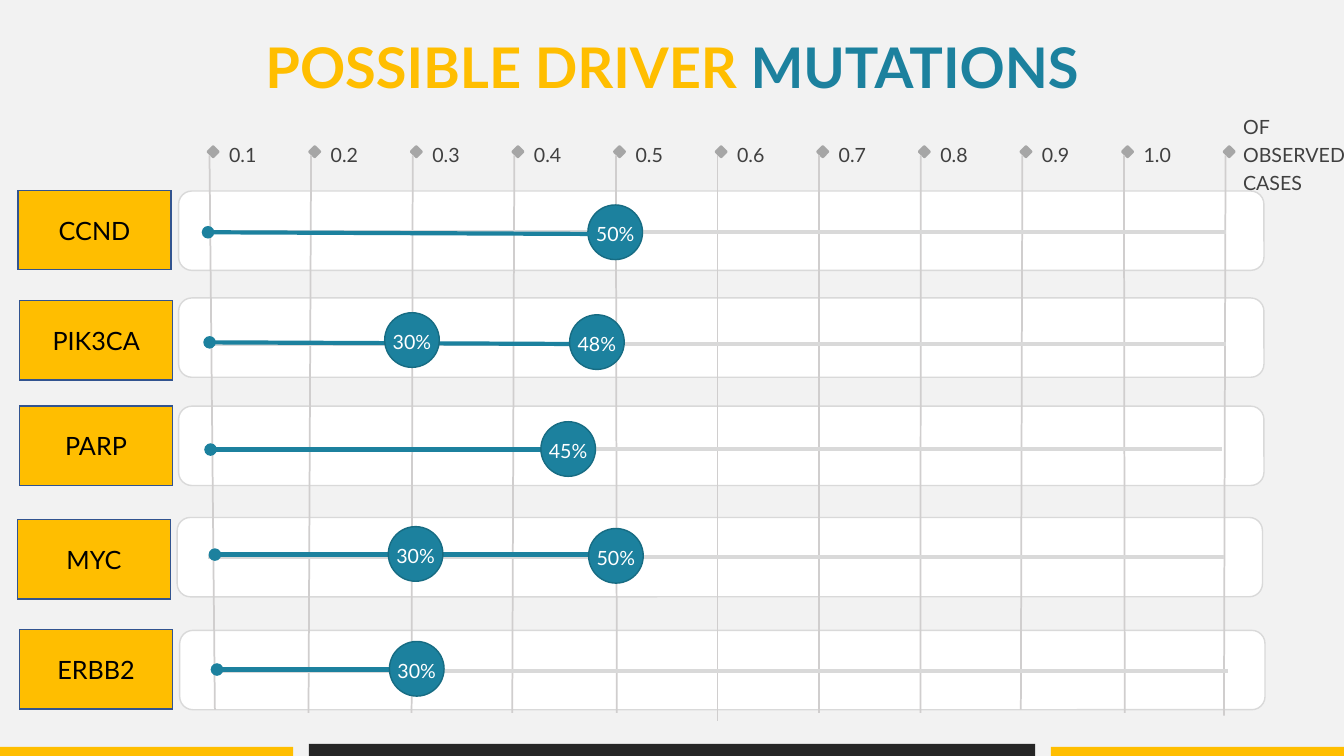
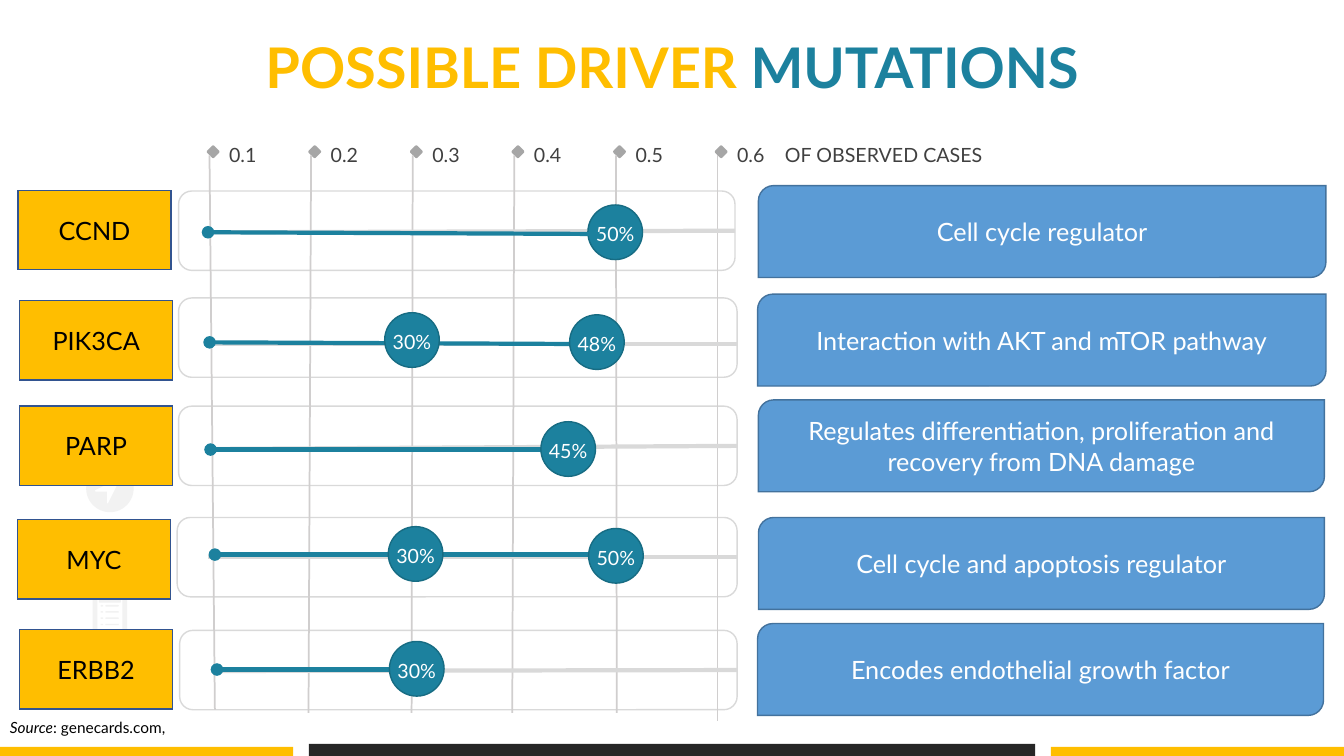
Before and after one commit to datascience-mobi/group-04-project-1-4, a slide deck: slide 4 of Project proposal_presentation_V1.pptx. Drawn at 1344x756 pixels with LibreOffice and Linux fonts; fonts in the diff are those of the drawing. Boxes give left, top, right and bottom in pixels: in the first picture for what was removed or moved away, otherwise in the second. Text is boxed around its words. In the diff, an @@ line names an element or a change of style, - is before the commit and + after.

```diff
--- a/Project proposal_presentation_V1.pptx
+++ b/Project proposal_presentation_V1.pptx
@@ background #F2F2F2 to #FFFFFF @@
@@ text "OF OBSERVED CASES" rewrapped from [1243, 120, 1344, 190] to [785, 148, 982, 162] @@
@@ rounded rectangle removed at [816, 145, 830, 159] @@
@@ text removed at [839, 148, 866, 162] @@
-0.7
@@ rounded rectangle removed at [917, 145, 932, 159] @@
@@ text removed at [940, 148, 967, 162] @@
-0.8
@@ rounded rectangle removed at [1019, 145, 1034, 159] @@
@@ text removed at [1042, 148, 1069, 162] @@
-0.9
@@ rounded rectangle removed at [1121, 145, 1135, 159] @@
@@ text removed at [1144, 148, 1171, 162] @@
-1.0
@@ rounded rectangle removed at [1222, 145, 1236, 159] @@
@@ line removed from (820, 155) to (820, 713) @@
@@ line removed from (921, 155) to (921, 713) @@
@@ line removed from (1022, 155) to (1021, 710) @@
@@ line removed from (1124, 155) to (1125, 713) @@
@@ line removed from (1226, 155) to (1224, 716) @@
@@ rounded rectangle: place and size @@
-rounded rectangle at [178, 192, 1264, 271]
+rounded rectangle at [178, 192, 735, 271]
@@ round diag rect added at [758, 186, 1326, 277], fill #5B9BD5, outline #43739E 1 pt, 18 pt, text #FFFFFF @@
+Cell cycle regulator
@@ line moved from (210, 233) - (1226, 233) to (210, 233) - (735, 231) @@
@@ rounded rectangle: place and size @@
-rounded rectangle at [178, 298, 1264, 378]
+rounded rectangle at [178, 298, 737, 378]
@@ round diag rect added at [758, 294, 1327, 386], fill #5B9BD5, outline #43739E 1 pt, 18 pt, text #FFFFFF @@
+Interaction with AKT and mTOR pathway
@@ line moved from (210, 345) - (1226, 345) to (210, 345) - (737, 345) @@
@@ rounded rectangle: place and size @@
-rounded rectangle at [178, 406, 1264, 486]
+rounded rectangle at [178, 406, 737, 486]
@@ round diag rect added at [758, 400, 1325, 492], fill #5B9BD5, outline #43739E 1 pt, 18 pt, text #FFFFFF @@
+Regulates differentiation, proliferation and recovery from DNA damage
@@ line moved from (206, 449) - (1222, 449) to (206, 449) - (737, 446) @@
@@ rounded rectangle: place and size @@
-rounded rectangle at [177, 517, 1263, 597]
+rounded rectangle at [177, 517, 738, 597]
@@ round diag rect added at [758, 517, 1325, 609], fill #5B9BD5, outline #43739E 1 pt, 18 pt, text #FFFFFF @@
+Cell cycle and apoptosis regulator
@@ line moved from (208, 558) - (1224, 558) to (208, 558) - (737, 558) @@
@@ round diag rect added at [758, 624, 1325, 716], fill #5B9BD5, outline #43739E 1 pt, 18 pt, text #FFFFFF @@
+Encodes endothelial growth factor
@@ rounded rectangle: place and size @@
-rounded rectangle at [179, 630, 1265, 710]
+rounded rectangle at [179, 630, 737, 710]
@@ line moved from (212, 671) - (1228, 671) to (212, 671) - (737, 670) @@
@@ text added at [10, 721, 165, 736], 11 pt, text #000000 @@
+Source: genecards.com,
```
Also in this commit, not shown: 1 other slide changed.
